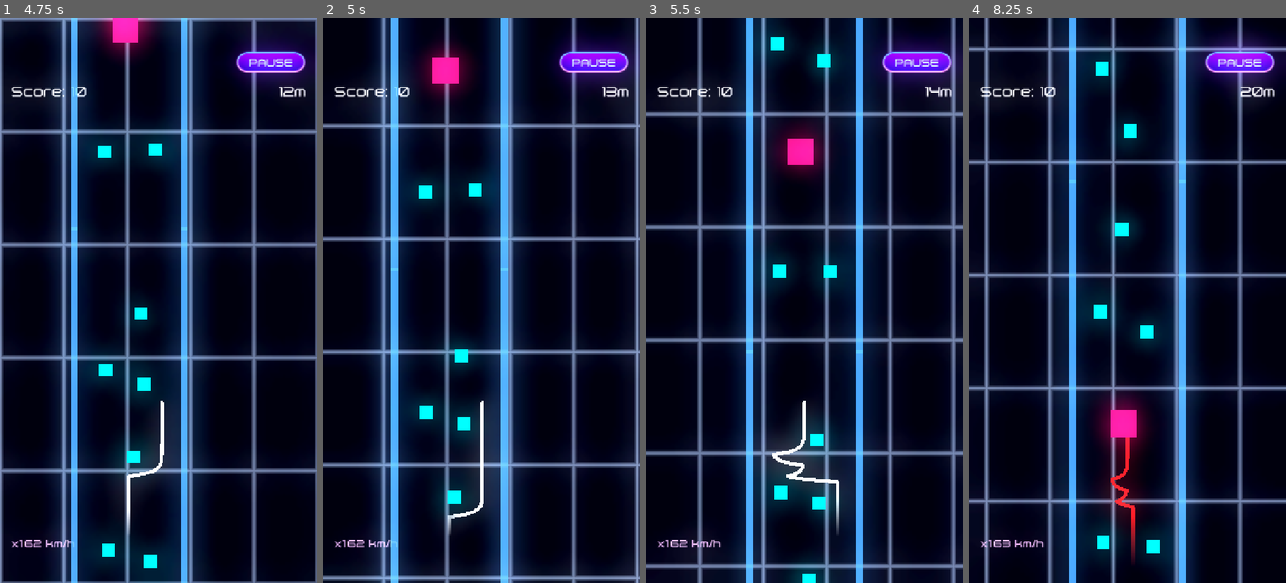
Above: before the commit, frames 1-4 (left to right).
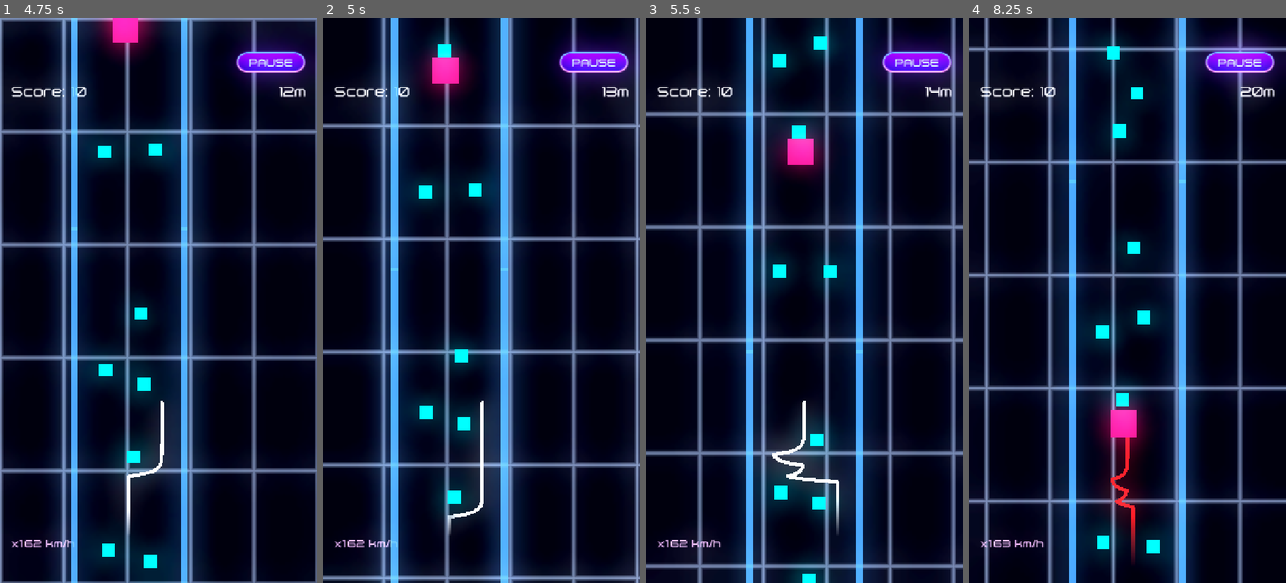
Above: after the commit, the same moments.

Repository: topher235/neon-drifter
Game: Godot game, scene res://scenes/main/main.tscn
Two runs of this game, one before a commit and one after it. Both use one fixed random seed, a clock stepped at 60 frames per second and the inputs below.
Inputs (mouse positions are in pixels of both pictures, inside the frame that each line leads up to):
- Up to frame 1 (4.75 s): click "PLAY" at 0.5 s; tap Enter (ui_accept) at 1.25, 1.52, 2.27, 3.77, 4.52 s; move the mouse to (228, 272) at 1.27 s; press the mouse at (228, 272) at 1.28 s; move the mouse to (95, 328) at 2.02 s; release the mouse at (95, 328) at 2.03 s; click (95, 328) at 2.1 s; move the mouse to (190, 176) at 2.77 s; press the mouse at (190, 176) at 2.78 s; move the mouse to (142, 413) at 3.52 s; release the mouse at (142, 413) at 3.53 s; click (142, 413) at 3.6 s; move the mouse to (253, 385) at 4.27 s; press the mouse at (253, 385) at 4.28 s
- Up to frame 2 (5 s): no input
- Up to frame 3 (5.5 s): move the mouse to (709, 215) at 5.02 s; release the mouse at (709, 215) at 5.03 s; click (709, 215) at 5.1 s; tap Enter (ui_accept) at 5.27 s
- Up to frame 4 (8.25 s): move the mouse to (1143, 300) at 5.77 s; press the mouse at (1143, 300) at 5.78 s; move the mouse to (1079, 159) at 6.52 s; release the mouse at (1079, 159) at 6.53 s; click (1079, 159) at 6.6 s; tap Enter (ui_accept) at 6.77, 7.52 s; move the mouse to (1197, 272) at 7.27 s; press the mouse at (1197, 272) at 7.28 s; release the mouse at (1197, 272) at 8 s; click "RETRY" at 8 s

Frame 1 is identical in both runs. In frame 2, 0.3% of the frame differs, in the area x 34-43%, y 3-9%; in frame 3, 1.1%; in frame 4, 1.9%, in the area x 38-61%, y 5-71%.

Commit message:
Add hourglass collectible

Diff:
--- a/autoload/game_manager.gd
+++ b/autoload/game_manager.gd
@@ -263,6 +263,21 @@
     print("Orb multiplier activated: %dx for %.1fs" % [orb_point_multiplier, duration])
 
 
+func add_daily_challenge_time(bonus_time: float) -> void:
+    if current_game_mode == GameMode.DAILY_CHALLENGE:
+        daily_challenge_time_remaining += bonus_time
+        # Cap at the original time limit
+        daily_challenge_time_remaining = min(daily_challenge_time_remaining, daily_challenge_time_limit)
+        timer_changed.emit(daily_challenge_time_remaining)
+        print("Time bonus collected: +%.1fs (now: %.1fs)" % [bonus_time, daily_challenge_time_remaining])
+    elif current_game_mode == GameMode.RUSH:
+        rush_time_remaining += bonus_time
+        # Cap at the original time limit
+        rush_time_remaining = min(rush_time_remaining, rush_time_limit)
+        timer_changed.emit(rush_time_remaining)
+        print("Time bonus collected: +%.1fs (now: %.1fs)" % [bonus_time, rush_time_remaining])
+
+
 # Speed & Distance
 func _update_game_time(delta: float) -> void:
     game_time += delta
--- /dev/null
+++ b/scenes/collectibles/hourglass.gd
@@ -0,0 +1,57 @@
+extends BaseCollectible
+
+@export var time_bonus: float = 10.0  # Seconds to add
+@export var hourglass_color: Color = Color(1, 1, 1, 1)  # White
+@export var hourglass_size: float = 24.0
+
+func _ready() -> void:
+	super._ready()
+	add_to_group("hourglass")
+	_setup_visual()
+	_setup_collision()
+
+func _setup_visual() -> void:
+	if visual:
+		# Create hourglass shape using Polygon2D
+		var polygon = Polygon2D.new()
+
+		# Define hourglass shape (two triangles meeting at center)
+		# Top triangle pointing down, bottom triangle pointing up
+		var half_size = hourglass_size / 2.0
+		var neck_width = hourglass_size / 6.0  # Narrow middle
+
+		var points = PackedVector2Array([
+			# Top triangle (pointing down)
+			Vector2(-half_size, -half_size),      # Top left
+			Vector2(half_size, -half_size),       # Top right
+			Vector2(neck_width, 0),               # Middle right
+			Vector2(-neck_width, 0),              # Middle left
+			# Bottom triangle (pointing up) - going clockwise
+			Vector2(-neck_width, 0),              # Middle left
+			Vector2(neck_width, 0),               # Middle right
+			Vector2(half_size, half_size),        # Bottom right
+			Vector2(-half_size, half_size)        # Bottom left
+		])
+
+		polygon.polygon = points
+		polygon.color = hourglass_color
+
+		# Remove the ColorRect visual and add our polygon instead
+		if visual:
+			visual.queue_free()
+
+		# Add polygon as a child of this collectible
+		add_child(polygon)
+		# Update the visual reference to point to a dummy node (since base class expects ColorRect)
+		# We'll handle rendering with the polygon instead
+
+func _setup_collision() -> void:
+	# Use a circular collision shape for easier collection
+	var shape = CircleShape2D.new()
+	shape.radius = hourglass_size * 0.6
+	collision_shape.shape = shape
+
+func _on_collected() -> void:
+	GameManager.add_daily_challenge_time(time_bonus)
+	AudioManager.play_sfx("orb_collect", -0.1)  # Lower pitch than orb
+	_spawn_particles()
--- /dev/null
+++ b/scenes/collectibles/hourglass.tscn
@@ -0,0 +1,16 @@
+[gd_scene load_steps=2 format=3 uid="uid://c8d9e1f2g3h4i"]
+
+[ext_resource type="Script" path="res://scenes/collectibles/hourglass.gd" id="1_hourglass"]
+
+[node name="Hourglass" type="Area2D" node_paths=PackedStringArray("visual", "collision_shape")]
+script = ExtResource("1_hourglass")
+visual = NodePath("Visual")
+collision_shape = NodePath("CollisionShape2D")
+
+[node name="Visual" type="ColorRect" parent="."]
+offset_right = 40.0
+offset_bottom = 40.0
+
+[node name="CollisionShape2D" type="CollisionShape2D" parent="."]
+
+[node name="Sprite2D" type="Sprite2D" parent="."]
--- a/scenes/segments/base_segment.gd
+++ b/scenes/segments/base_segment.gd
@@ -137,6 +137,19 @@
             var multiplier = preload("res://scenes/collectibles/multiplier.tscn").instantiate()
             multiplier.multiplier_duration = data.get("duration", 5.0)
             return multiplier
+
+        "hourglass":
+            # Only spawn hourglass in DAILY_CHALLENGE or RUSH mode
+            if GameManager.current_game_mode == GameManager.GameMode.DAILY_CHALLENGE or \
+               GameManager.current_game_mode == GameManager.GameMode.RUSH:
+                var hourglass = preload("res://scenes/collectibles/hourglass.tscn").instantiate()
+                hourglass.time_bonus = data.get("time_bonus", 10.0)
+                return hourglass
+            else:
+                # Replace with orb in other game modes
+                var orb = preload("res://scenes/collectibles/orb.tscn").instantiate()
+                orb.point_value = data.get("value", 20)  # Higher value to compensate
+                return orb
 
 #        "speed_boost":
 #            var boost = preload("res://scenes/collectibles/speed_boost.tscn").instantiate()
--- a/scripts/generation/segment_library.gd
+++ b/scripts/generation/segment_library.gd
@@ -603,6 +603,7 @@
     seg.collectibles = [
         {"type": "orb", "position": Vector2(-50, 200), "value": 10},
         {"type": "orb", "position": Vector2(50, 200), "value": 10},
+        {"type": "hourglass", "position": Vector2(0, 500), "time_bonus": 5.0},  # Time bonus in breathing room
         {"type": "orb", "position": Vector2(-50, 700), "value": 10},
         {"type": "orb", "position": Vector2(50, 700), "value": 10},
         {"type": "orb", "position": Vector2(0, 900), "value": 15}
@@ -824,7 +825,7 @@
         {"type": "orb", "position": Vector2(50, 250), "value": 15},
         {"type": "orb", "position": Vector2(-40, 350), "value": 15},
         {"type": "orb", "position": Vector2(40, 550), "value": 20},
-        {"type": "orb", "position": Vector2(50, 800), "value": 20}
+        {"type": "hourglass", "position": Vector2(50, 800), "time_bonus": 12.0}  # Big time bonus for surviving gauntlet
     ] as Array[Dictionary]
 
     return seg
@@ -1130,7 +1131,7 @@
     seg.collectibles = [
         {"type": "orb", "position": Vector2(-50, 300), "value": 10},
         {"type": "orb", "position": Vector2(50, 300), "value": 10},
-        {"type": "orb", "position": Vector2(0, 500), "value": 10},
+        {"type": "hourglass", "position": Vector2(0, 500), "time_bonus": 8.0},  # Time bonus in rest zone
         {"type": "orb", "position": Vector2(-50, 700), "value": 10},
         {"type": "orb", "position": Vector2(50, 700), "value": 10},
         {"type": "orb", "position": Vector2(0, 900), "value": 12},
